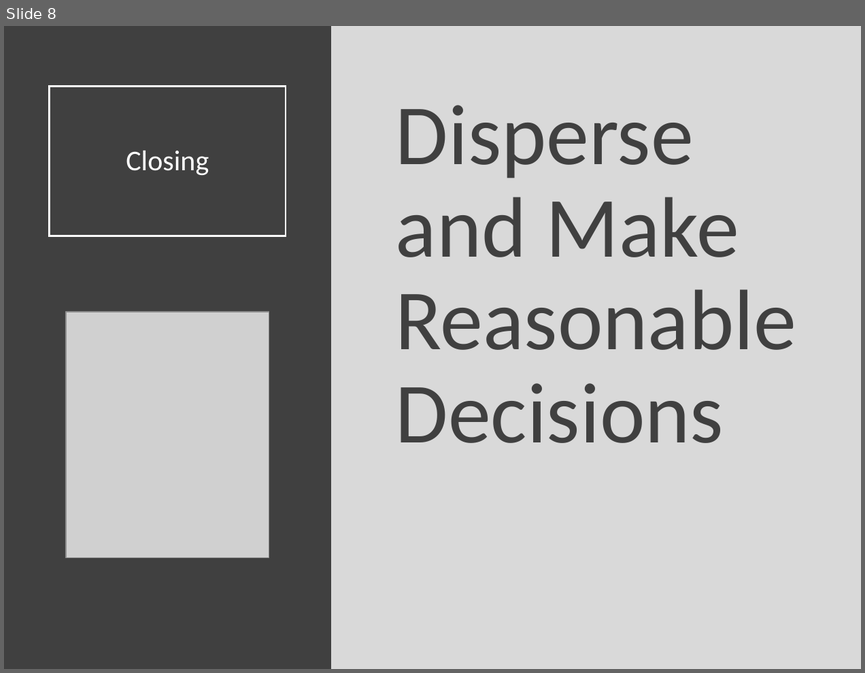
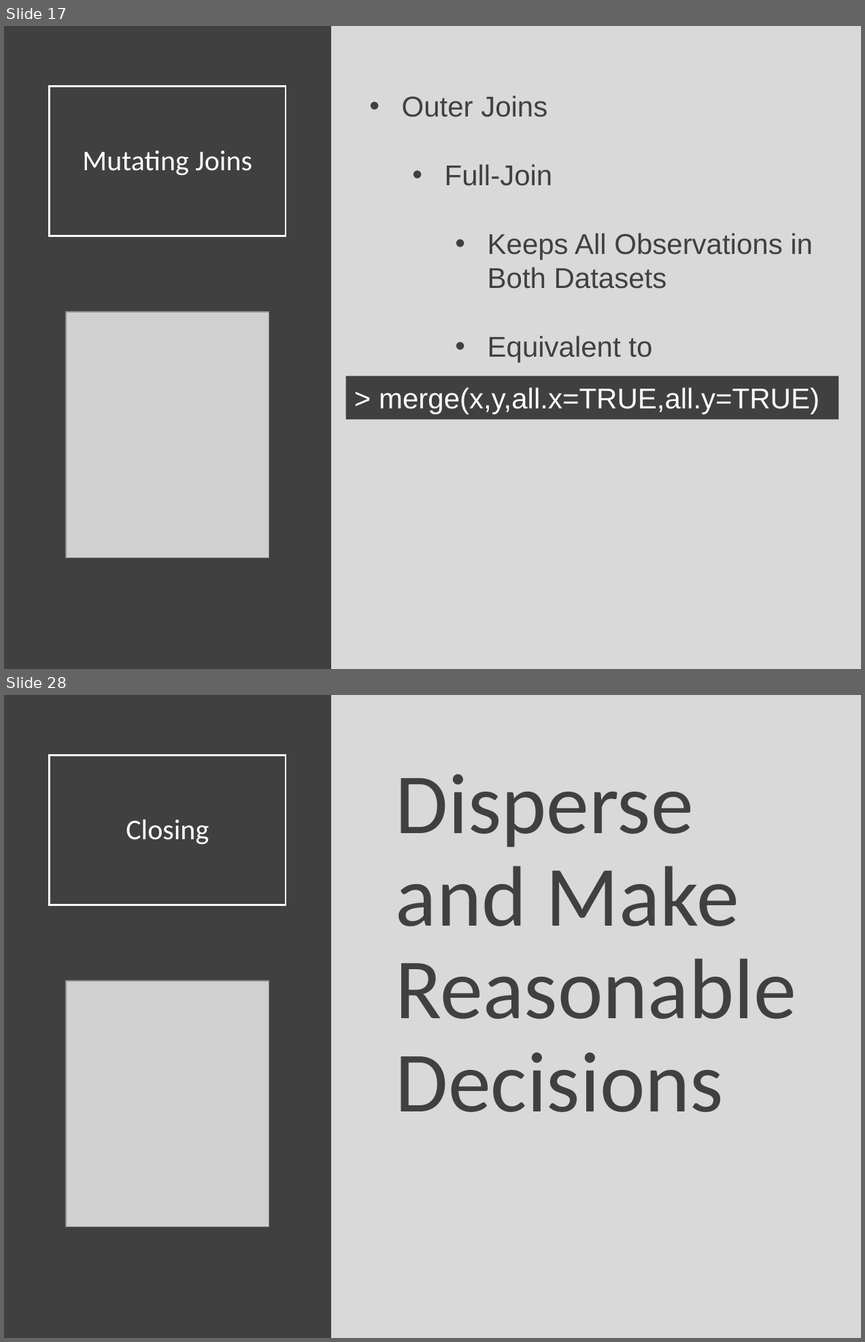
Before and after one commit to Yixf-Self/STOR320_WEBSITE, a slide deck: Lecture/Lecture 14/Lecture 14.pptx. Shown one above the other, each under a label of ours: slide 8 before the commit, slides 17 and 28 after it; the slides between them are not shown. The pictures are 865x673 and 865x1342 pixels, drawn with LibreOffice and Linux fonts; fonts in the diff are those of the drawing; grey boxes stand for pictures. Boxes give left, top, right and bottom in pixels: in the first picture for what was removed or moved away, otherwise in the second. Text is boxed around its words. In the diff, an @@ line names an element or a change of style, - is before the commit and + after.

```diff
--- a/Lecture/Lecture 14/Lecture 14.pptx
+++ b/Lecture/Lecture 14/Lecture 14.pptx
@@ slide 17 added at (x1=4, y1=26, x2=861, y2=669), background #D9D9D9 @@
@@ rectangle added at (x1=4, y1=26, x2=331, y2=669), fill #404040 @@
@@ title added at (x1=50, y1=86, x2=286, y2=236), outline #FFFFFF 1.5 pt, 24 pt, text #FFFFFF @@
+Mutating Joins
@@ text added at (x1=402, y1=95, x2=813, y2=363), 24 pt, text #404040 @@
+• Outer Joins
+  • Full-Join
+    • Keeps All Observations in Both Datasets
+    • Equivalent to
@@ picture added at (x1=66, y1=312, x2=269, y2=557) @@
@@ rectangle added at (x1=346, y1=376, x2=838, y2=418), fill #404040, 24 pt, text #FFFFFF @@
+> merge(x,y,all.x=TRUE,all.y=TRUE)
@@ what was slide 8 is now slide 28 @@
```
Also in this commit, not shown: 26 other slides added, 7 slides removed, 6 other files.
